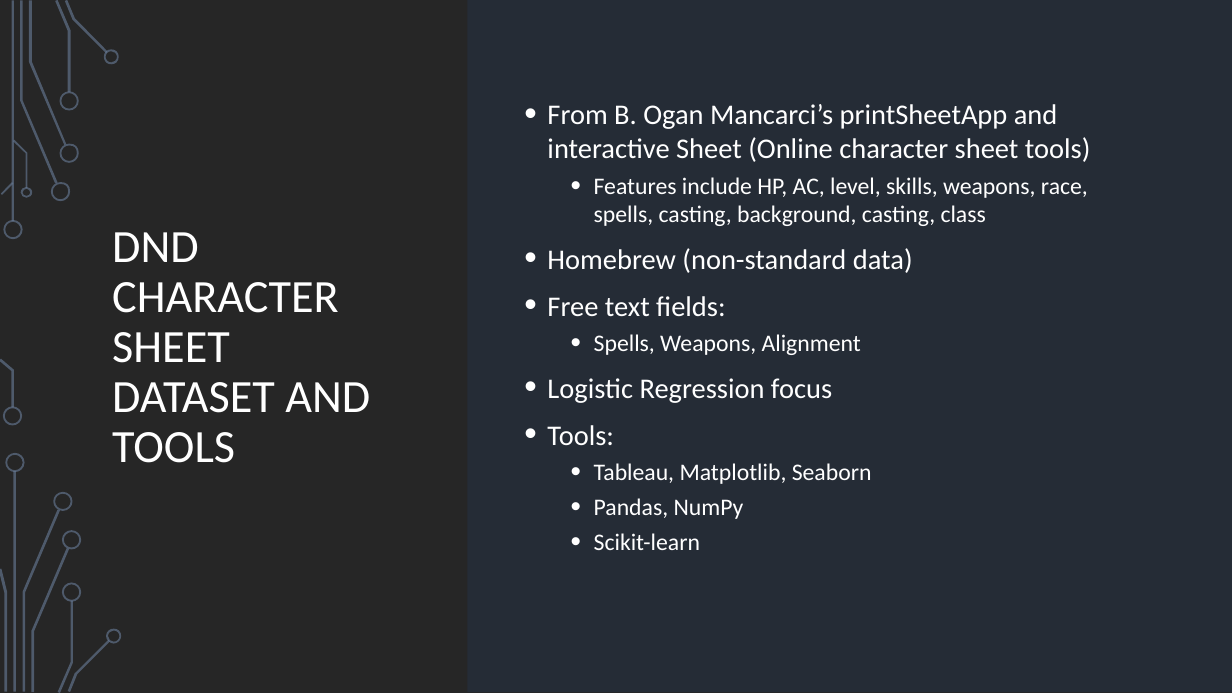
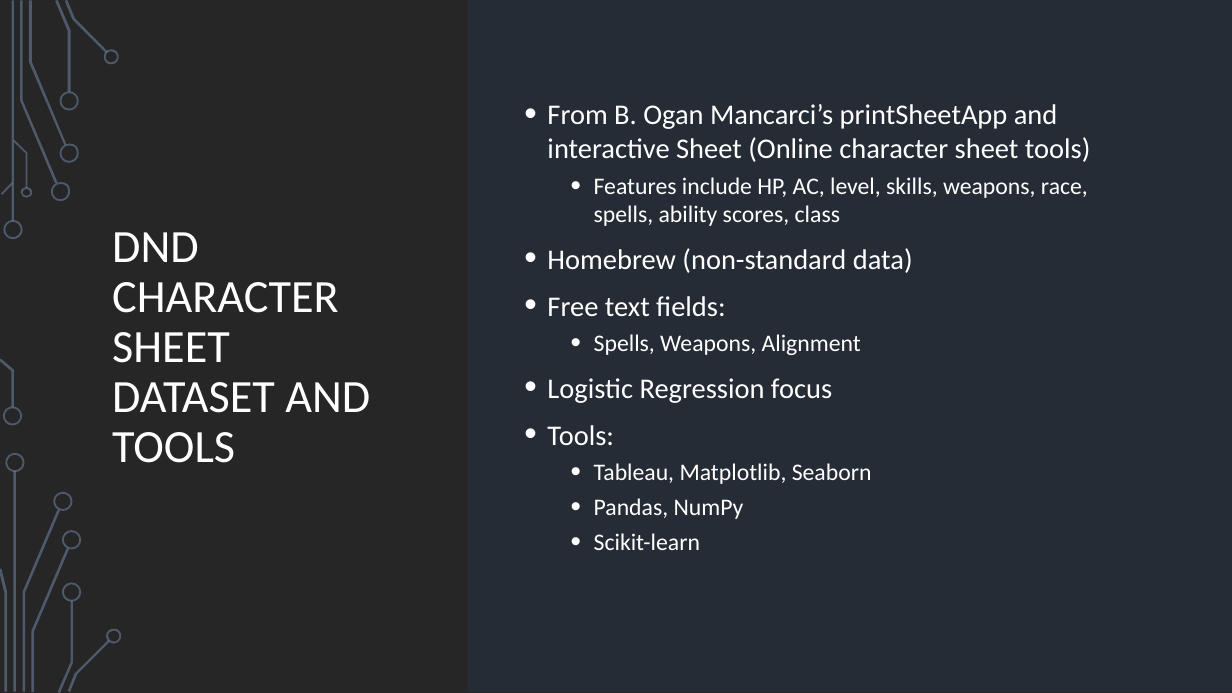
Before and after one commit to geeselouise/classy_dnd, a slide deck: slide 4 of Dungeons_and_dragons.pptx. Drawn at 1232x693 pixels with LibreOffice and Linux fonts; fonts in the diff are those of the drawing; background and template pictures are left out. Boxes give left, top, right and bottom in pixels: in the first picture for what was removed or moved away, otherwise in the second. Text is boxed around its words. In the diff, an @@ line names an element or a change of style, - is before the commit and + after.

```diff
--- a/Dungeons_and_dragons.pptx
+++ b/Dungeons_and_dragons.pptx
@@ text at [594,177,1088,226]: text changed @@
-  • Features include HP, AC, level, skills, weapons, race, spells, casting, background, casting, class
+  • Features include HP, AC, level, skills, weapons, race, spells, ability scores, class
```
Also in this commit, not shown: 1 other file.
